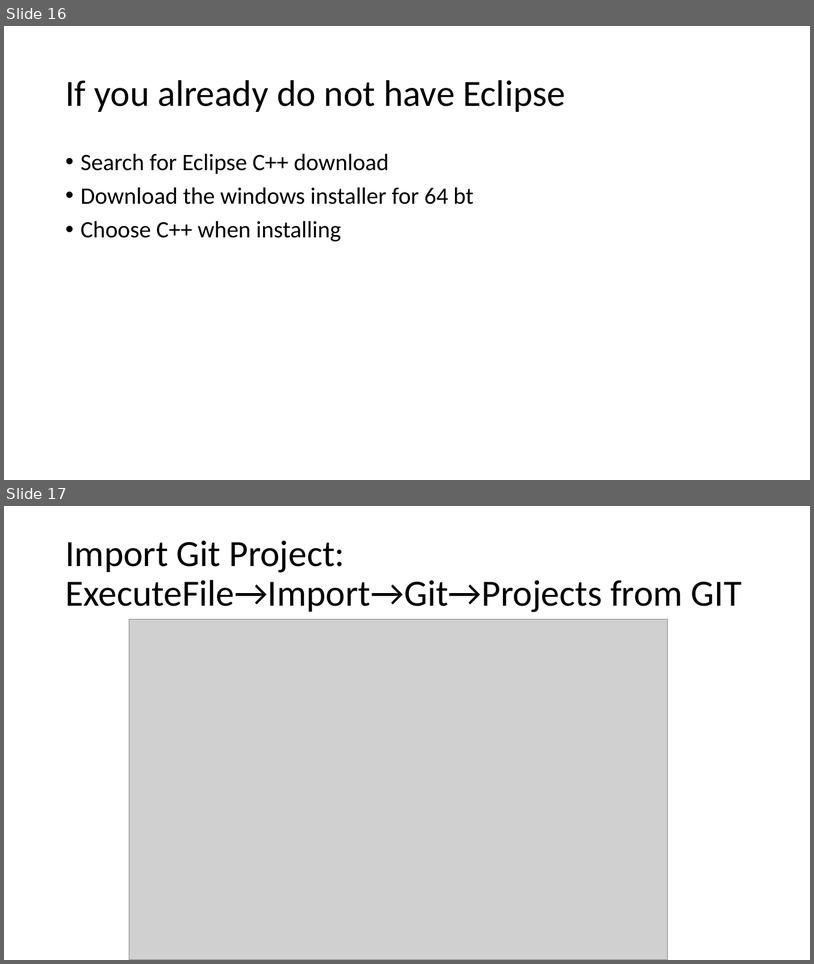
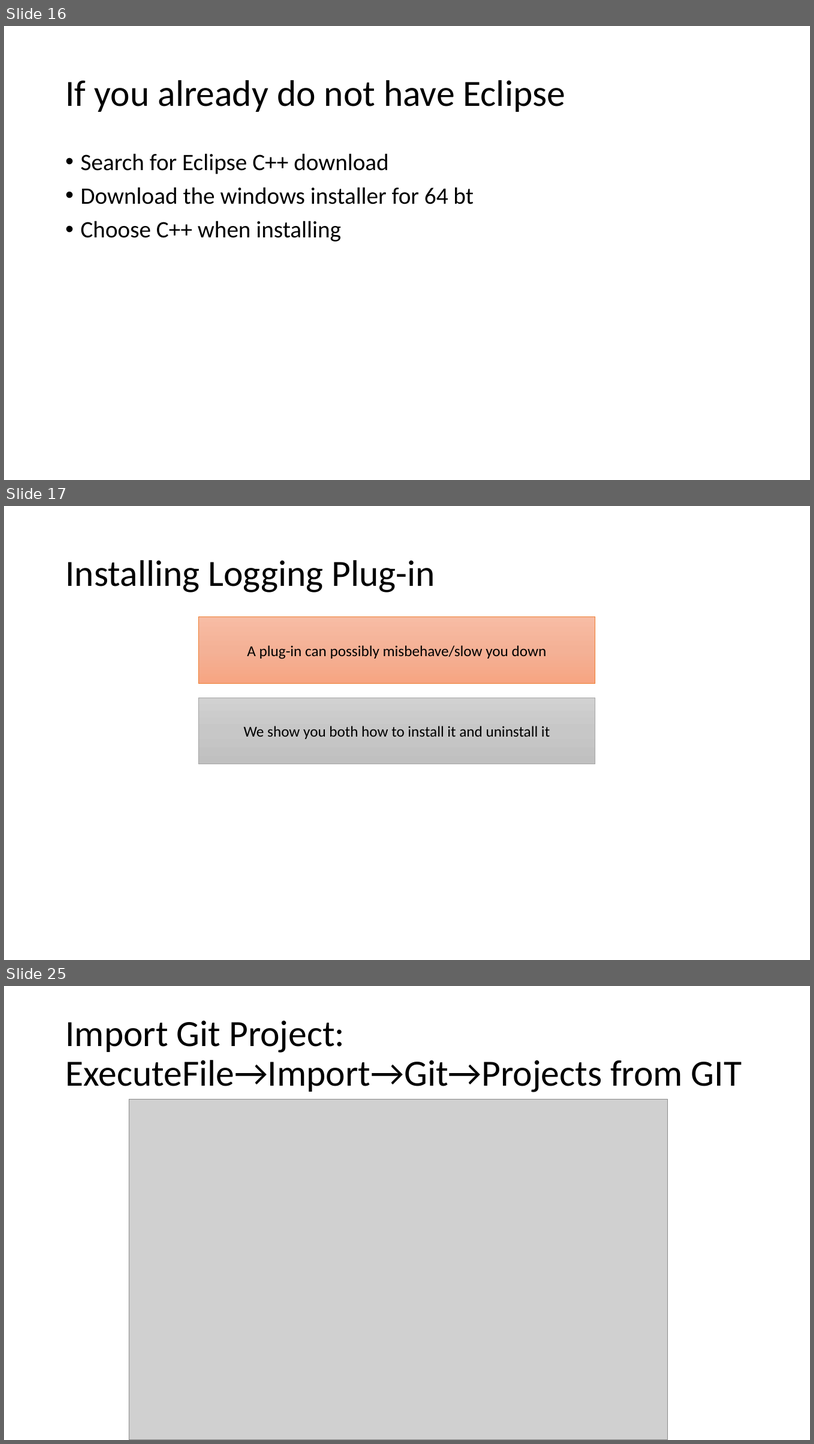
Before and after one commit to pdewan/ConcurrentProgrammingTrainingExamples, a slide deck: Documents/EclipseOpenMPTraining.pptx. Shown one above the other, each under a label of ours: slides 16 and 17 before the commit, slides 16, 17 and 25 after it; the slides between them are not shown. The pictures are 814x964 and 814x1444 pixels, drawn with LibreOffice and Linux fonts; fonts in the diff are those of the drawing; grey boxes stand for pictures. Boxes give left, top, right and bottom in pixels: in the first picture for what was removed or moved away, otherwise in the second. Text is boxed around its words. In the diff, an @@ line names an element or a change of style, - is before the commit and + after.

Commit message:
Updated docs with plugin installation details

```diff
--- a/Documents/EclipseOpenMPTraining.pptx
+++ b/Documents/EclipseOpenMPTraining.pptx
@@ slide 17 added at (4,506,810,960), background #FFFFFF @@
@@ title added at (65,560,435,592), 44 pt, text #000000 @@
+Installing Logging Plug-in
@@ rectangle added at (199,617,596,683), fill gradient #F7BDA5 to #F5B196 to #F8A582, outline #ED7D31 0.5 pt, 18 pt, text #000000 @@
+A plug-in can possibly misbehave/slow you down
@@ rectangle added at (199,698,596,765), fill gradient #D2D2D2 to #C8C8C8 to #C0C0C0, outline #A5A5A5 0.5 pt, 18 pt, text #000000 @@
+We show you both how to install it and uninstall it
@@ what was slide 17 is now slide 25 @@
```
Also in this commit, not shown: 1 slide changed, 18 other slides added, 1 other file.
